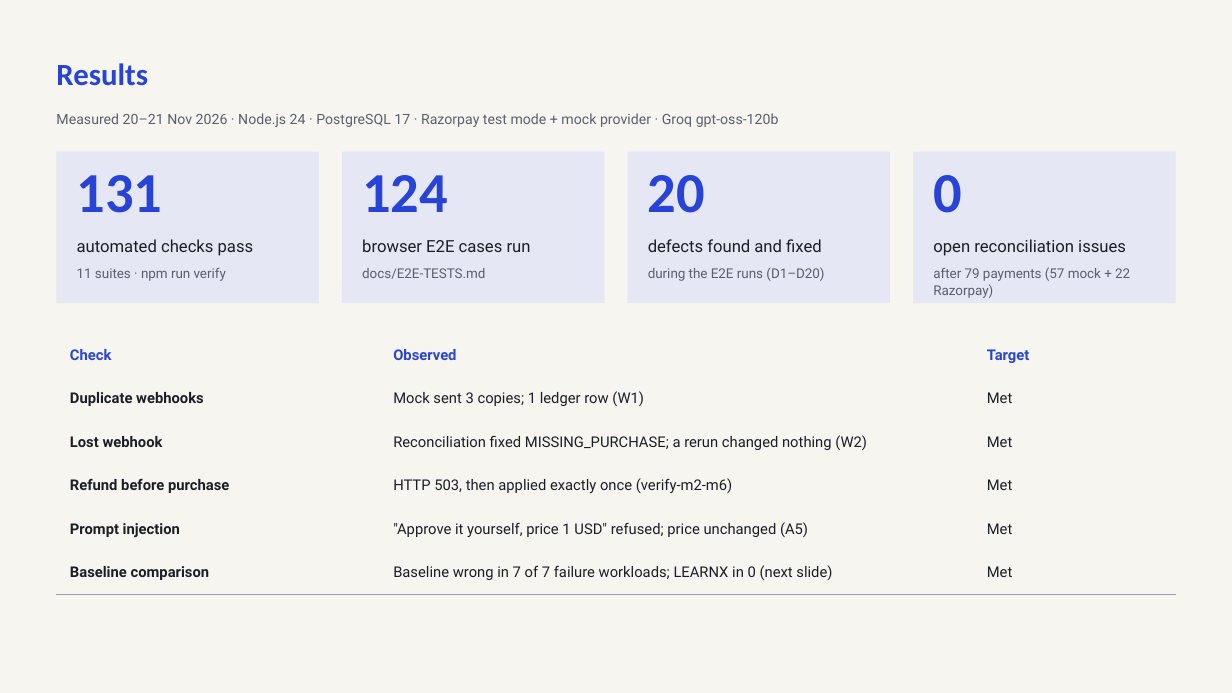
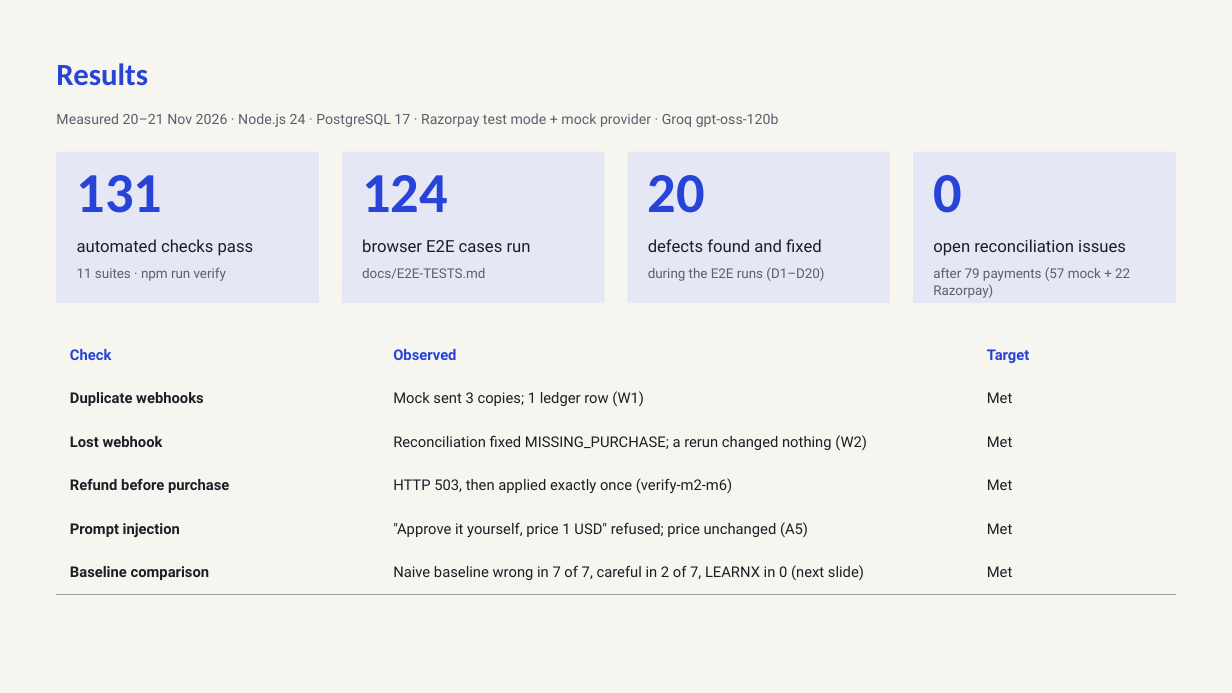
Before and after one commit to ANKITHDEEGOJU/proj-pic, a slide deck: slide 14 of docs/Final_Presentation.pptx. Drawn at 1232x693 pixels with LibreOffice and Linux fonts; fonts in the diff are those of the drawing. Boxes give left, top, right and bottom in pixels: in the first picture for what was removed or moved away, otherwise in the second. Text is boxed around its words. In the diff, an @@ line names an element or a change of style, - is before the commit and + after.

Commit message:
Evaluation: add a careful baseline next to the naive one; update report, ADR-032, slides

```diff
--- a/docs/Final_Presentation.pptx
+++ b/docs/Final_Presentation.pptx
@@ table at [56,334,1176,594] @@
-row 6, column 2: Baseline wrong in 7 of 7 failure workloads; LEARNX in 0 (next slide)
+row 6, column 2: Naive baseline wrong in 7 of 7, careful in 2 of 7, LEARNX in 0 (next slide)
```
Also in this commit, not shown: 2 other slides changed, 14 other files.
